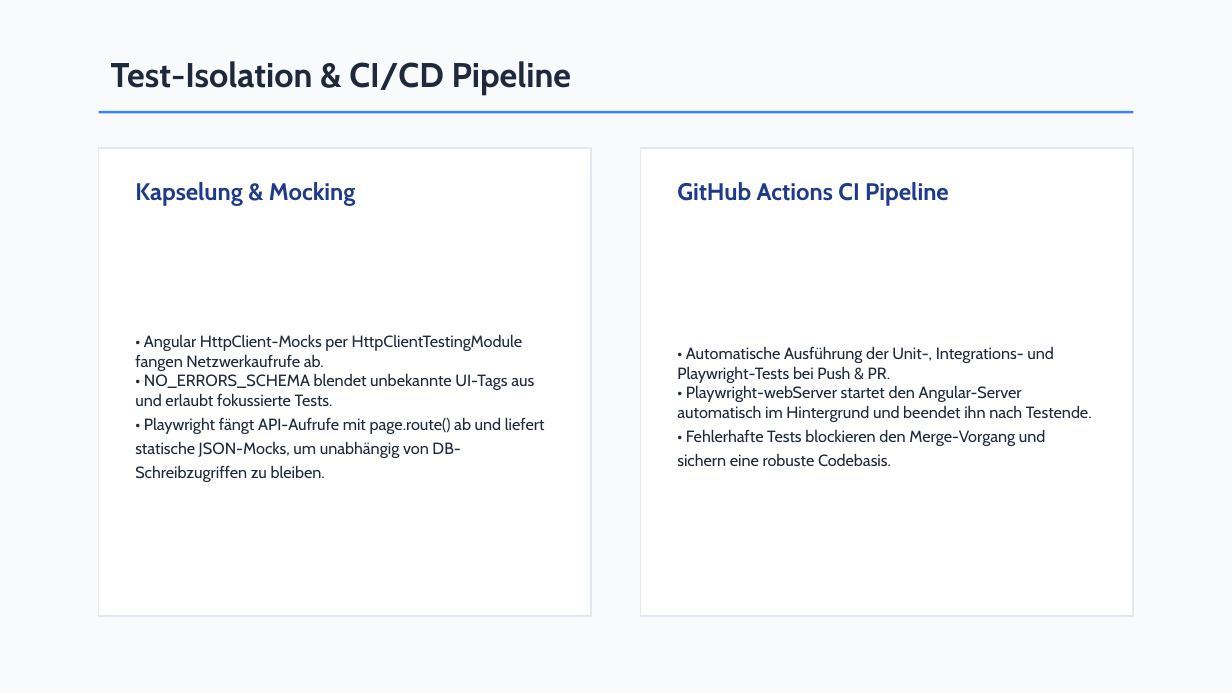
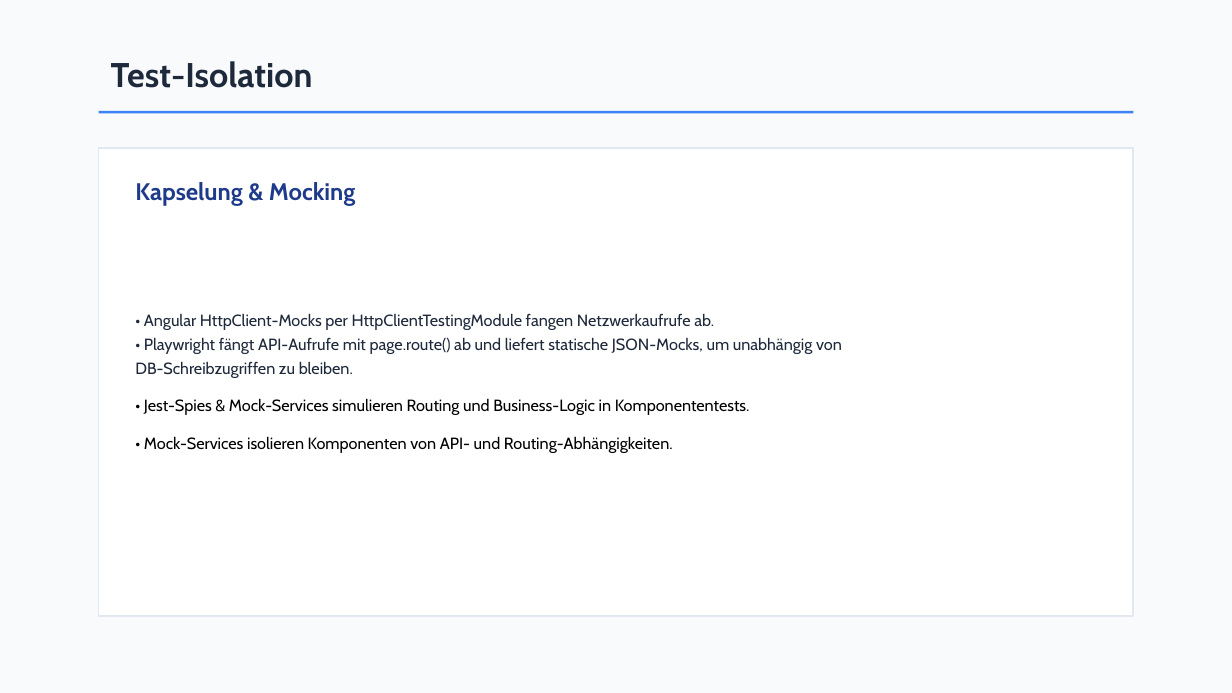
Before and after one commit to AldinMemic187/school-management-system, a slide deck: slide 5 of PRESENTATION.pptx. Drawn at 1232x693 pixels with LibreOffice and Linux fonts; fonts in the diff are those of the drawing. Boxes give left, top, right and bottom in pixels: in the first picture for what was removed or moved away, otherwise in the second. Text is boxed around its words. In the diff, an @@ line names an element or a change of style, - is before the commit and + after.

Commit message:
changed presentation

```diff
--- a/PRESENTATION.pptx
+++ b/PRESENTATION.pptx
@@ text at <box>111,61,313,88</box>: text changed @@
-Test-Isolation & CI/CD Pipeline
+Test-Isolation
@@ rectangle: place and size @@
-rectangle at <box>99,148,591,616</box>
+rectangle at <box>99,148,1133,616</box>
@@ rectangle removed at <box>641,148,1133,616</box> @@
@@ text removed at <box>677,182,949,206</box> @@
-GitHub Actions CI Pipeline
@@ text at <box>135,313,842,453</box>: text changed @@
-• Angular HttpClient-Mocks per HttpClientTestingModule fangen Netzwerkaufrufe ab.
-• NO_ERRORS_SCHEMA blendet unbekannte UI-Tags aus und erlaubt fokussierte Tests.
-• Playwright fängt API-Aufrufe mit page.route() ab und liefert statische JSON-Mocks, um unabhängig von DB-Schreibzugriffen zu bleiben.
+• Angular HttpClient-Mocks per HttpClientTestingModule fangen Netzwerkaufrufe ab.
+• Playwright fängt API-Aufrufe mit page.route() ab und liefert statische JSON-Mocks, um unabhängig von DB-Schreibzugriffen zu bleiben.
+• Jest-Spies & Mock-Services simulieren Routing und Business-Logic in Komponententests.
+• Mock-Services isolieren Komponenten von API- und Routing-Abhängigkeiten.
@@ text removed at <box>677,346,1092,467</box> @@
-• Automatische Ausführung der Unit-, Integrations- und Playwright-Tests bei Push & PR.
-• Playwright-webServer startet den Angular-Server automatisch im Hintergrund und beendet ihn nach Testende.
-• Fehlerhafte Tests blockieren den Merge-Vorgang und sichern eine robuste Codebasis.
```
Also in this commit, not shown: 4 other slides changed.
